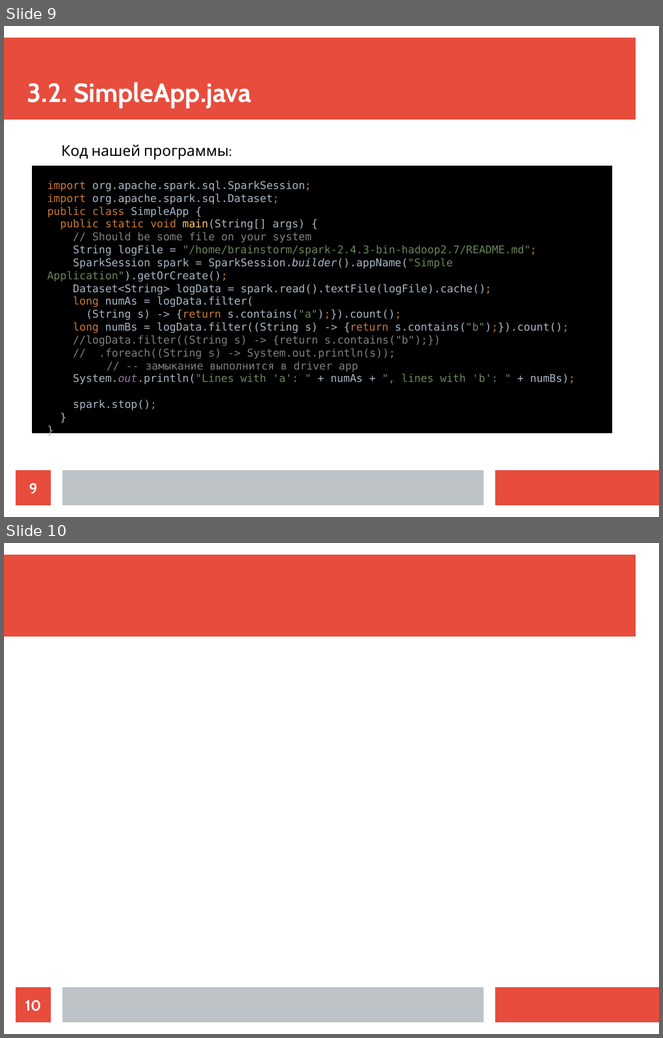
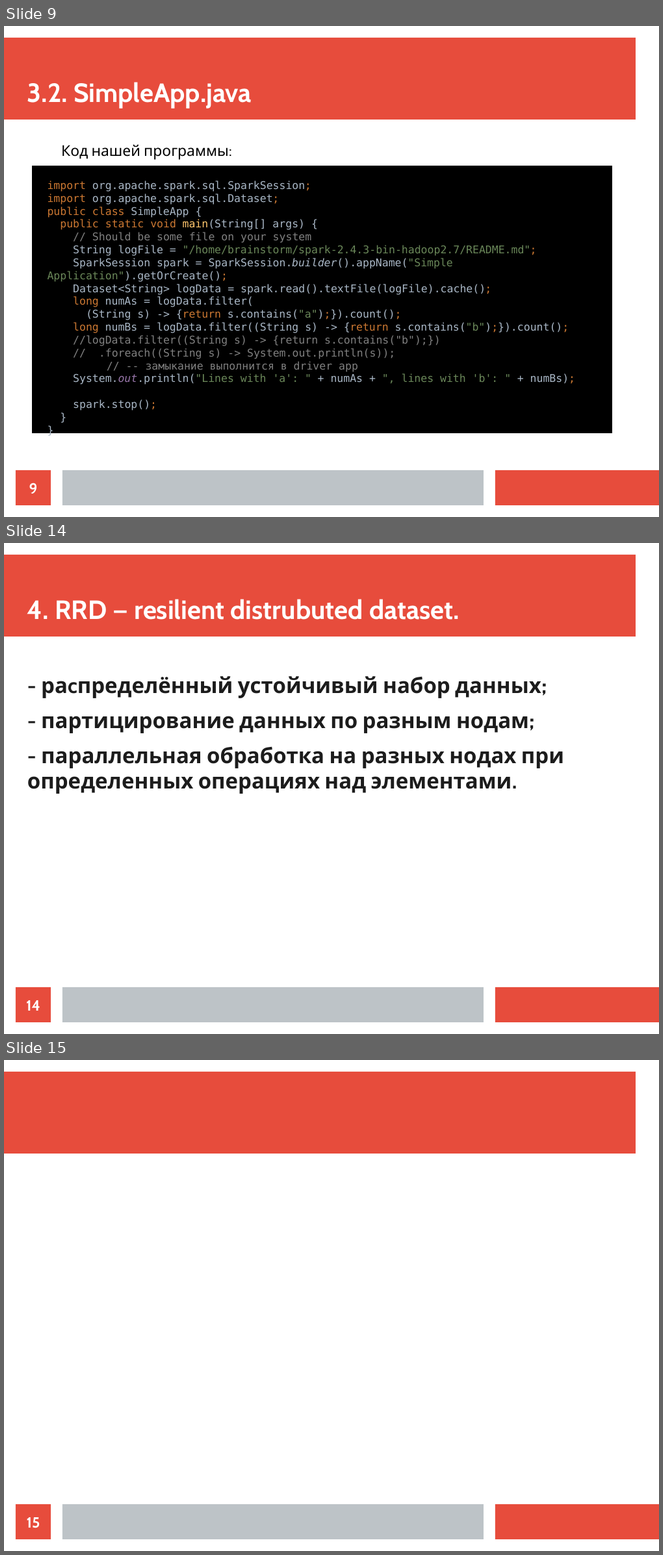
Before and after one commit to ilya1st/spark-samples, a slide deck: report_plan/report.odp. Shown one above the other, each under a label of ours: slides 9 and 10 before the commit, slides 9, 14 and 15 after it; the slides between them are not shown. The pictures are 663x1038 and 663x1555 pixels, drawn with LibreOffice and Linux fonts; fonts in the diff are those of the drawing. Boxes give left, top, right and bottom in pixels: in the first picture for what was removed or moved away, otherwise in the second. Text is boxed around its words. In the diff, an @@ line names an element or a change of style, - is before the commit and + after.

Commit message:
Dataset over

```diff
--- a/report_plan/report.odp
+++ b/report_plan/report.odp
@@ slide 14 added at box(4, 543, 659, 1034), background #FFFFFF; not listed: 3 template elements that a slide beside it also shows @@
@@ title added at box(27, 599, 460, 620), 32 pt, text #FFFFFF, bold @@
+4. RRD — resilient distrubuted dataset.
@@ text added at box(27, 676, 564, 794), 26 pt, text #1C1C1C, bold @@
+- раcпределённый устойчивый набор данных;
+- партицирование данных по разным нодам;
+- параллельная обработка на разных нодах при определенных операциях над элементами.
@@ page number added at box(16, 988, 51, 1023), fill #E74C3C, 18 pt, text #FFFFFF, bold @@
+14
@@ what was slide 10 is now slide 15 @@
@@ page number at box(27, 1518, 40, 1529): text changed @@
-10
+15
```
Also in this commit, not shown: 10 other slides added.
